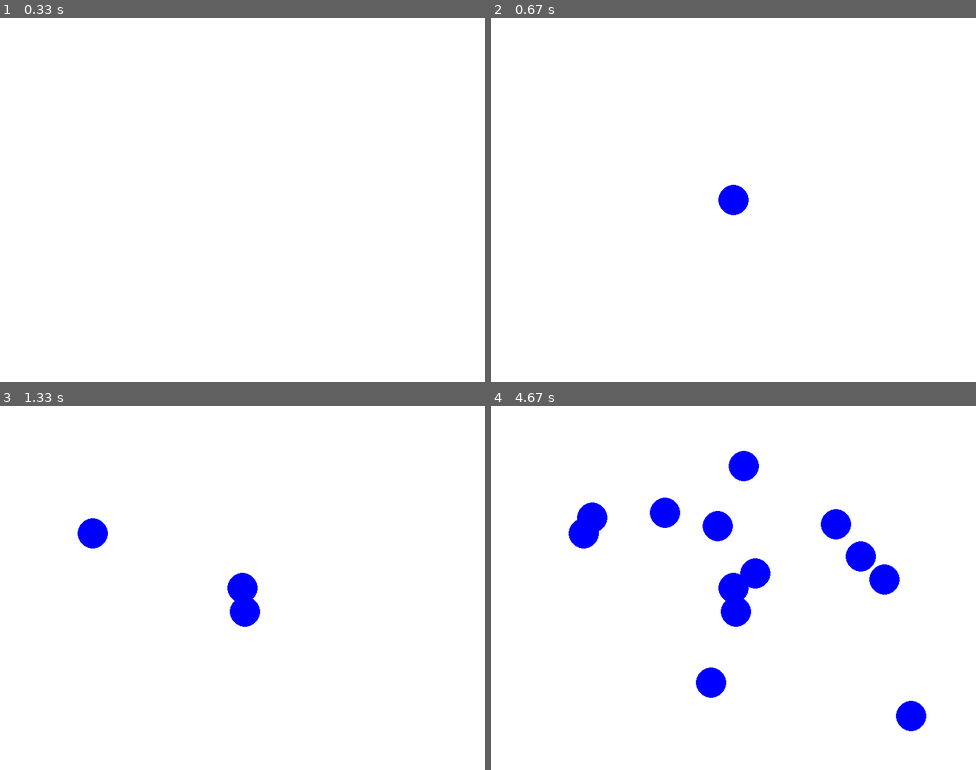
Above: before the commit, frames 1-4 (two rows, left to right).
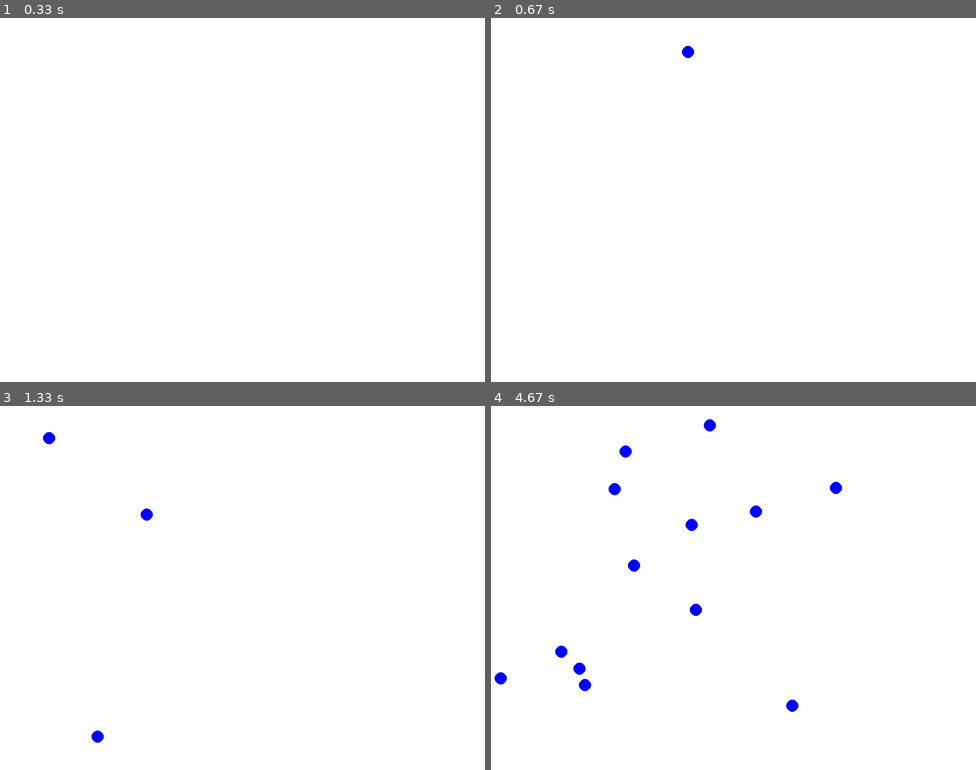
Above: after the commit, the same moments.

Repository: Raphells/ragball_phisic
Game: pygame game, started from Pygame/crash_envaierment.py
Two runs of this game, one before a commit and one after it. Both use one fixed random seed, a clock stepped at 60 frames per second and the inputs below.
Inputs (mouse positions are in pixels of both pictures, inside the frame that each line leads up to):
- Up to frame 1 (0.33 s): no input
- Up to frame 2 (0.67 s): click (733, 200) at 0.38 s
- Up to frame 3 (1.33 s): click (242, 609) at 0.72 s; click (92, 533) at 1.05 s
- Up to frame 4 (4.67 s): click (912, 715) at 1.38 s; click (743, 464) at 1.72 s; click (709, 682) at 2.05 s; click (718, 526) at 2.38 s; click (665, 511) at 2.72 s; click (859, 555) at 3.05 s; click (883, 580) at 3.38 s; click (835, 522) at 3.72 s; click (592, 518) at 4.05 s; click (752, 573) at 4.38 s

Frame 1 is identical in both runs. In frame 2, 0.5% of the frame differs, in the area x 39-54%, y 7-55%; in frame 3, 1.4%; in frame 4, 5.9%, in the area x 0-90%, y 3-90%.

Commit message:
add crash_envaierment.py

Diff:
--- a/Pygame/crash_envaierment.py
+++ b/Pygame/crash_envaierment.py
@@ -1,6 +1,6 @@
 import pygame
-
-
+import random
+import math
 
 #------------ Color--------------
 red = (255,0,0)
@@ -15,36 +15,79 @@
 
 screen = pygame.display.set_mode((width,height))
 clock = pygame.time.Clock()
+fps = 60
+running = 1
+ball_size = 10
+elasticity = 0.9
+gravity = 9.81/fps*2   #9,81
+start_poz = 0,0
 
-running = 1
-ball_size = 25
-fps = 60
 #---------------------
 ball_objects = []
 #-------------------------
+
+
+
+
 
 screen.fill(white)
 
 
 
-start_poz = 0,0
+
+
+
 
 
 
 class BALL() :
     def __init__(self):
             self.color = (0,0,255)
-            self.x = 0   # left right
+            self.x = 0  # left right
             self.y = 0   # up down
             self.speed = 0      # obj_speed
             self.angle = 0      # obj_angle
 
+    def draw(self):
+
+            pygame.draw.circle(screen,self.color,(self.x,self.y),ball_size)
+
+    def move(self):
+
+        x = math.sin(self.angle)*self.speed
+        y = math.cos(self.angle)*self.speed+math.cos(math.pi)*gravity
 
 
-def draw():
-    for ball in ball_objects:
-        pygame.draw.circle(screen,ball.color,(ball.x,ball.y),ball_size)
+        self.angle = 0.5 *  math.pi - math.atan2(y,x)
 
+        self.speed = math.hypot(x,y)
+
+
+        self.x += int(math.sin(self.angle)*self.speed)
+        self.y -= int(math.cos(self.angle)*self.speed)
+
+
+    def bouncing(self):
+
+            if self.x > width - ball_size:
+                self.x = 2*(width - ball_size) - self.x
+                self.angle = -self.angle
+                self.speed *=elasticity
+
+            if self.x < ball_size:
+                self.x = 2*ball_size - self.x
+                self.angle = -self.angle
+                self.speed *=elasticity
+
+            if self.y > height-ball_size :
+                self.y = 2*(height - ball_size) - self.y
+                self.angle = math.pi - self.angle
+                self.speed*=elasticity
+
+            if self.y < ball_size :
+                self.y = 2*ball_size - self.y
+                self.angle = math.pi - self.angle
+                self.speed*=elasticity
 
 
 
@@ -54,17 +97,23 @@
      ball=BALL()
 
      event = pygame.event.poll()
-
+     screen.fill((255, 255, 255))
      if event.type == pygame.QUIT:
          running = 0
 
      if event.type == pygame.MOUSEBUTTONDOWN and event.button == 1 :
-         start_poz = event.pos
-         ball.x ,ball.y = start_poz
+         ball.x , ball.y = event.pos
+         ball.speed = 20
+         ball.angle = math.radians(-15)
          ball_objects.append(ball)
 
 
 
-     draw()
+
+     for ball in ball_objects   :
+        ball.draw()
+        ball.move()
+        ball.bouncing()
+
      clock.tick(fps)
      pygame.display.flip()
